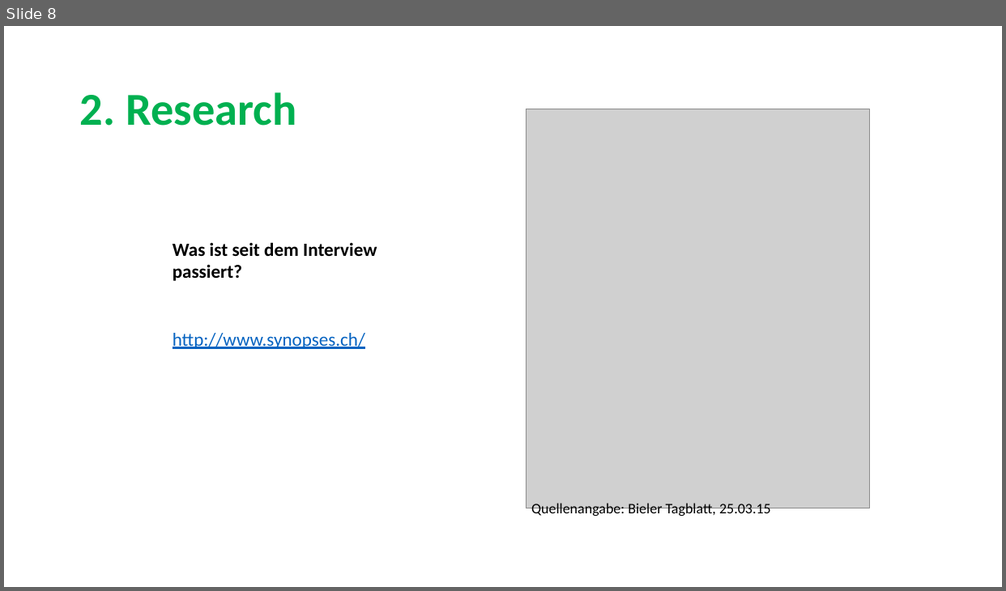
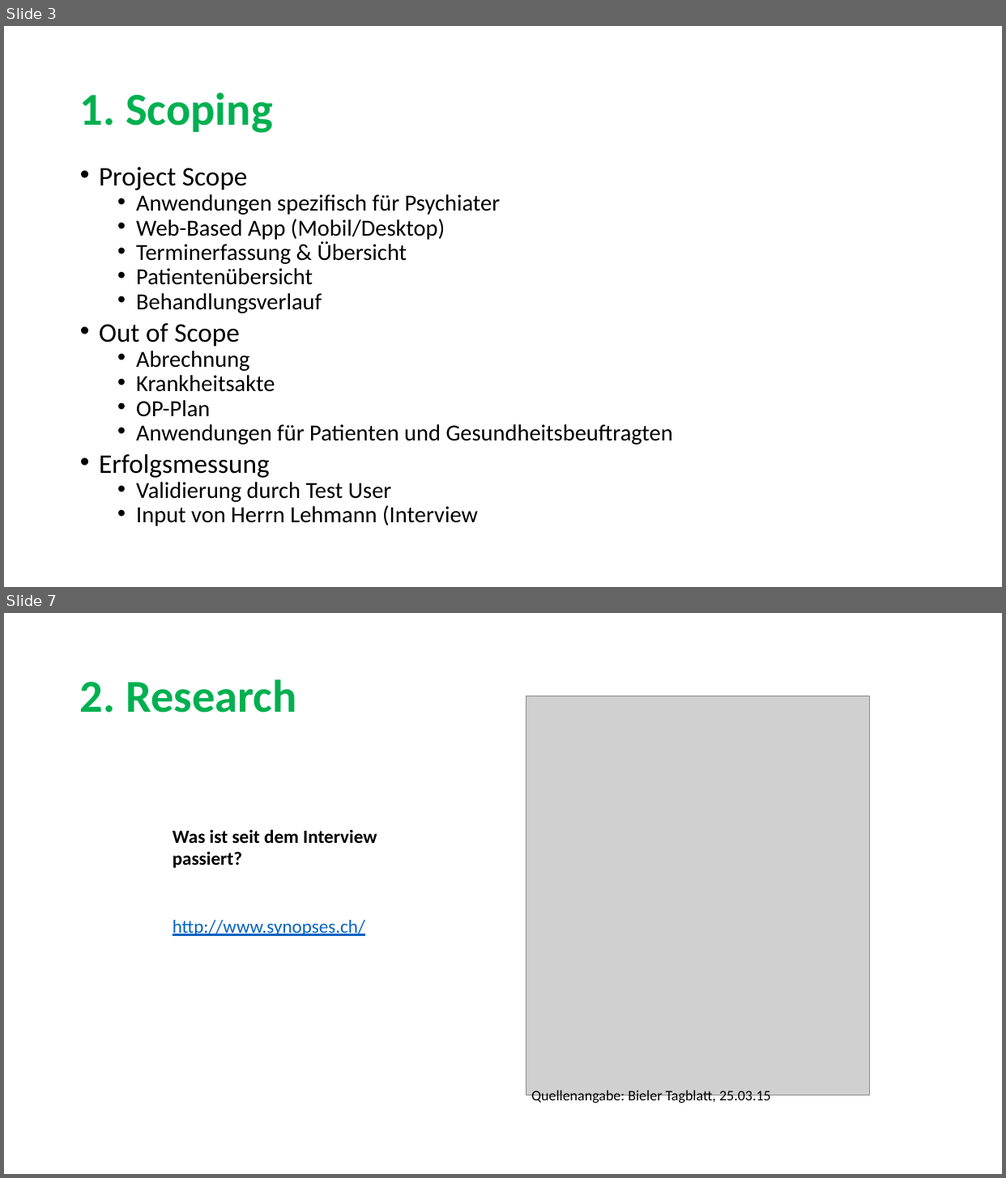
Before and after one commit to sarahmele/ch.bfh.btx8081.w2015.green, a slide deck: doc/task03/Task3.pptx. Shown one above the other, each under a label of ours: slide 8 before the commit, slides 3 and 7 after it; the slides between them are not shown. The pictures are 1006x591 and 1006x1178 pixels, drawn with LibreOffice and Linux fonts; fonts in the diff are those of the drawing; grey boxes stand for pictures. Boxes give left, top, right and bottom in pixels: in the first picture for what was removed or moved away, otherwise in the second. Text is boxed around its words. In the diff, an @@ line names an element or a change of style, - is before the commit and + after.

```diff
--- a/doc/task03/Task3.pptx
+++ b/doc/task03/Task3.pptx
@@ slide 3 added at [4,26,1002,587], background #FFFFFF @@
@@ title added at [80,92,272,133], 44 pt, text #00B050, bold @@
+1. Scoping
@@ text added at [99,167,673,527], 22.2 pt, text #000000 @@
+• Project Scope
+  • Anwendungen spezifisch für Psychiater
+  • Web-Based App (Mobil/Desktop)
+  • Terminerfassung & Übersicht
+  • Patientenübersicht
+  • Behandlungsverlauf
+• Out of Scope
+  • Abrechnung
+  • Krankheitsakte
+  • OP-Plan
+  • Anwendungen für Patienten und Gesundheitsbeuftragten
+• Erfolgsmessung
+  • Validierung durch Test User
+  • Input von Herrn Lehmann (Interview
@@ what was slide 8 is now slide 7 @@
```
Also in this commit, not shown: 8 slides changed, 4 other slides added, 4 slides removed.
